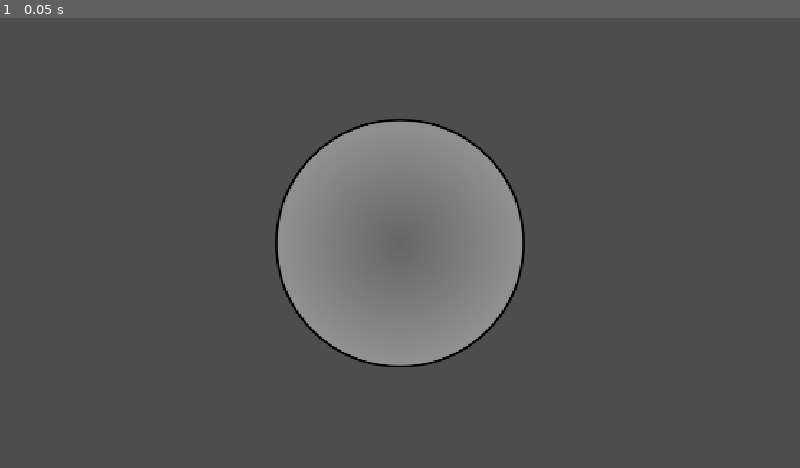
Above: before the commit, frame 1.
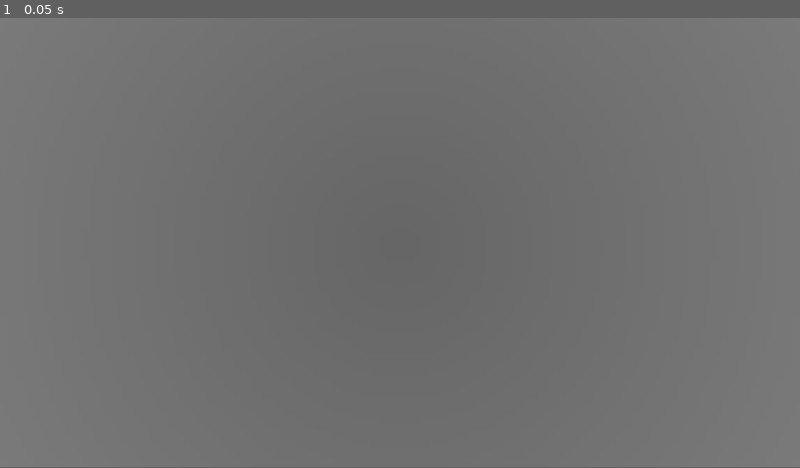
Above: after the commit, the same moment.

Repository: KendeTelbisz/godot_game
Game: Godot game, scene res://scenes/node_2d.tscn
Two runs of this game, one before a commit and one after it. Both use one fixed random seed, a clock stepped at 60 frames per second and the inputs below. The project has no main scene, so this scene is started directly.
Inputs:
- Up to frame 1 (0.05 s): no input
In our replay, the window is 800x450 before the commit and 800x449 after it. These sizes can differ from the game's own. Grey fills any space a smaller window leaves; there, only what the larger window draws over its background counts as a difference.

The runs differ from the first frame. In frame 1, 94% of the frame differs, in the area x 0-100%, y 0-100%.

Commit message:
adding background

Diff:
--- a/game/project.godot
+++ b/game/project.godot
@@ -18,6 +18,7 @@
 
 window/stretch/mode="canvas_items"
 window/stretch/aspect="expand"
+window/stretch/scale=8.0
 
 [physics]
 
--- a/game/scenes/node_2d.tscn
+++ b/game/scenes/node_2d.tscn
@@ -8,6 +8,13 @@
 
 [sub_resource type="CircleShape2D" id="CircleShape2D_ehp6r"]
 radius = 179.7248
+
+[sub_resource type="Gradient" id="Gradient_4dvvg"]
+colors = PackedColorArray(0, 0.49803922, 1, 1, 1, 1, 1, 1)
+
+[sub_resource type="GradientTexture2D" id="GradientTexture2D_xrivr"]
+gradient = SubResource("Gradient_4dvvg")
+fill_to = Vector2(0, 1)
 
 [node name="Node2D" type="Node2D" unique_id=2050736834]
 
@@ -32,3 +39,8 @@
 shape = SubResource("CircleShape2D_ehp6r")
 
 [node name="Camera2D" type="Camera2D" parent="CharacterBody2D" unique_id=120543977]
+
+[node name="Sprite2D" type="Sprite2D" parent="." unique_id=1692587051]
+position = Vector2(-981, 1250)
+scale = Vector2(7.171875, 6.46875)
+texture = SubResource("GradientTexture2D_xrivr")
